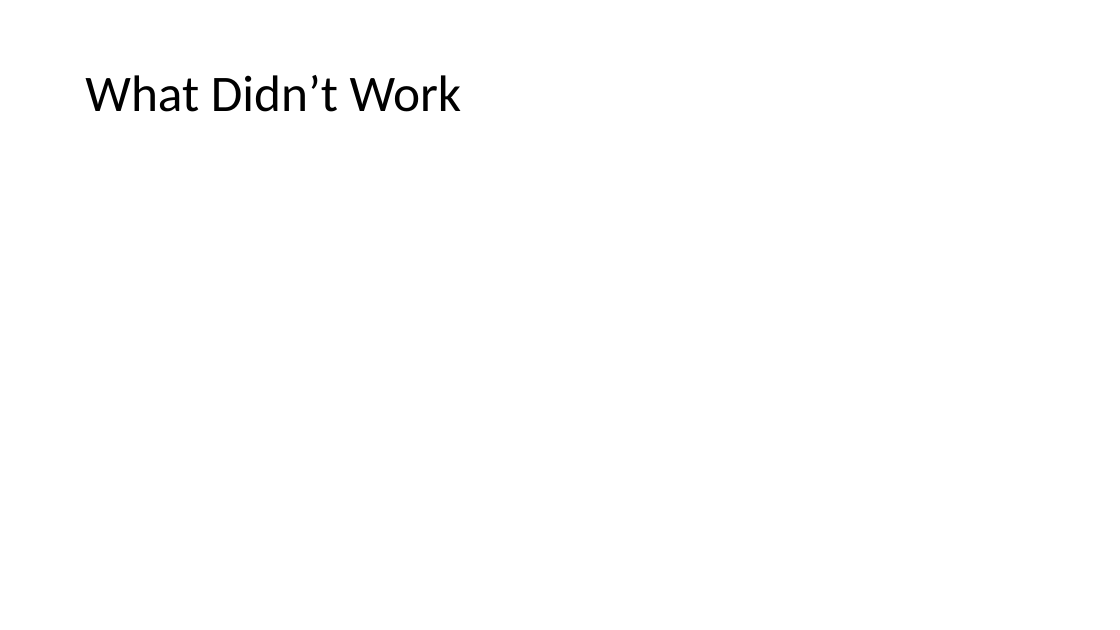
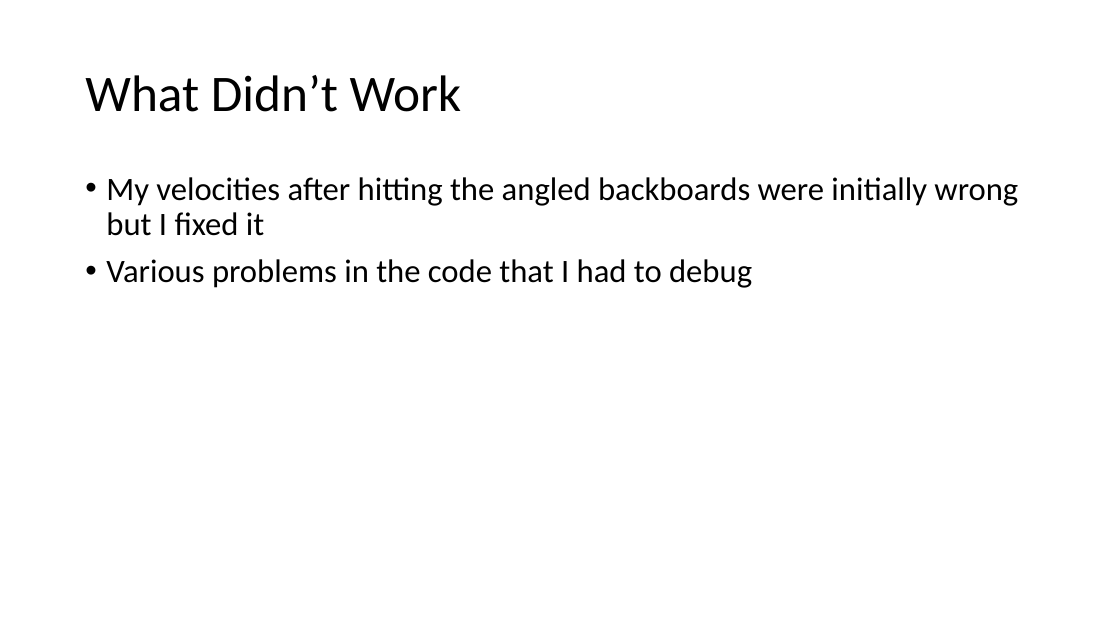
Before and after one commit to cawelch/hoop-never-misses, a slide deck: slide 7 of Weekly Presentations/Week 5.pptx (slide 4 before the commit). Drawn at 1120x630 pixels with LibreOffice and Linux fonts; fonts in the diff are those of the drawing. Boxes give left, top, right and bottom in pixels: in the first picture for what was removed or moved away, otherwise in the second. Text is boxed around its words. In the diff, an @@ line names an element or a change of style, - is before the commit and + after.

Commit message:
Worked on percent in function for different backboard angles and started to look at comparisons between backboard angles

```diff
--- a/Weekly Presentations/Week 5.pptx
+++ b/Weekly Presentations/Week 5.pptx
@@ text added at bbox=[106, 177, 1018, 288], 28 pt, text #000000 @@
+• My velocities after hitting the angled backboards were initially wrong but I fixed it
+• Various problems in the code that I had to debug
```
Also in this commit, not shown: 3 other slides changed, 4 slides added, 1 slide removed, 9 other files.
